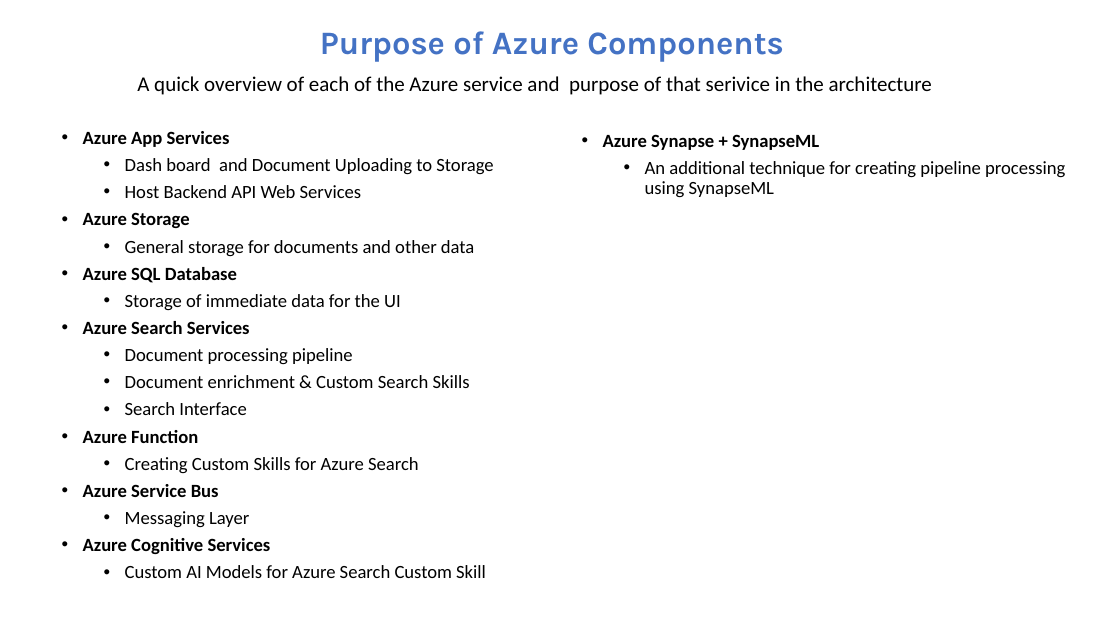
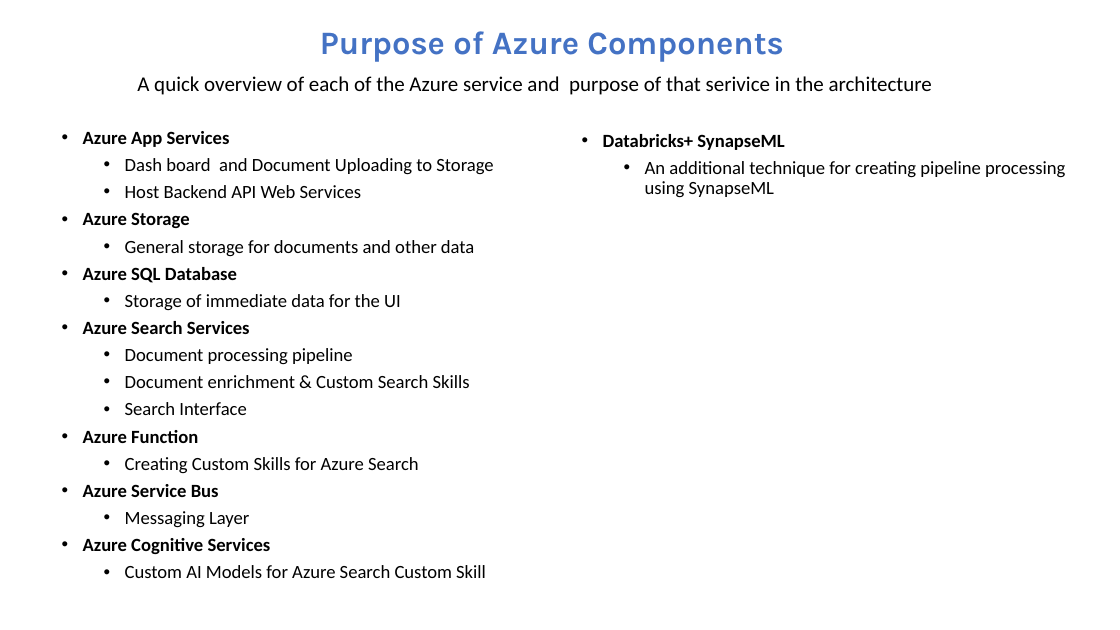
Before and after one commit to appliedcognetics/esgWorkshop, a slide deck: slide 9 of src/workshop/documents/presentation.pptx. Drawn at 1120x630 pixels with LibreOffice and Linux fonts; fonts in the diff are those of the drawing. Boxes give left, top, right and bottom in pixels: in the first picture for what was removed or moved away, otherwise in the second. Text is boxed around its words. In the diff, an @@ line names an element or a change of style, - is before the commit and + after.

```diff
--- a/src/workshop/documents/presentation.pptx
+++ b/src/workshop/documents/presentation.pptx
@@ text at <box>603,134,784,150</box>: text changed @@
-• Azure Synapse + SynapseML
+• Databricks+ SynapseML
```
Also in this commit, not shown: 1 other slide changed, 16 other files.
